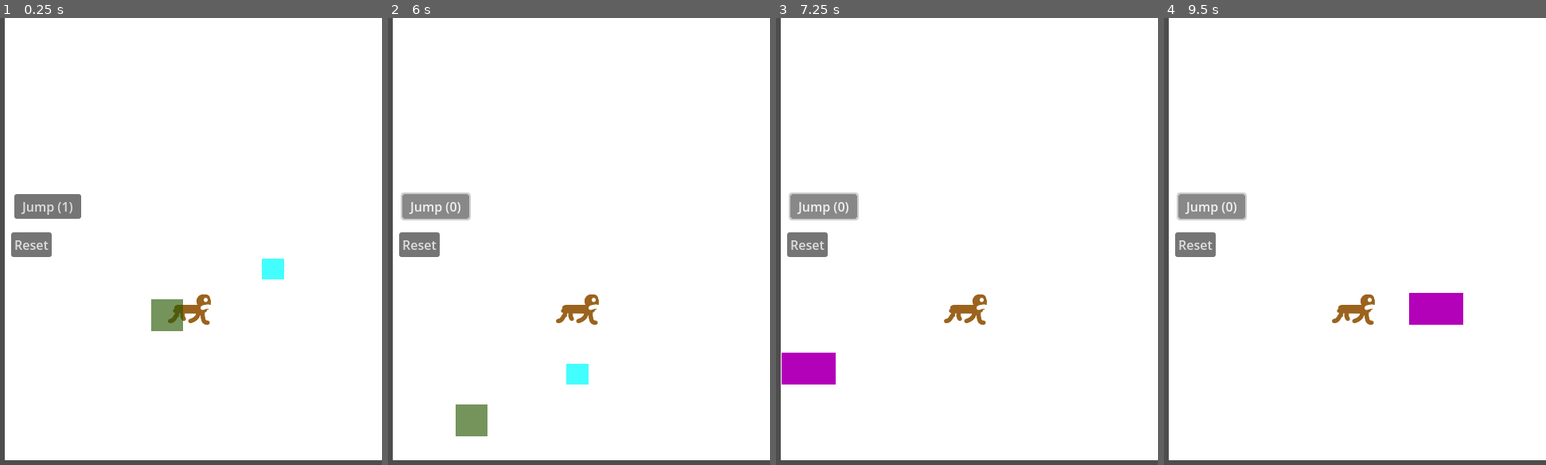
Above: before the commit, frames 1-4 (left to right).
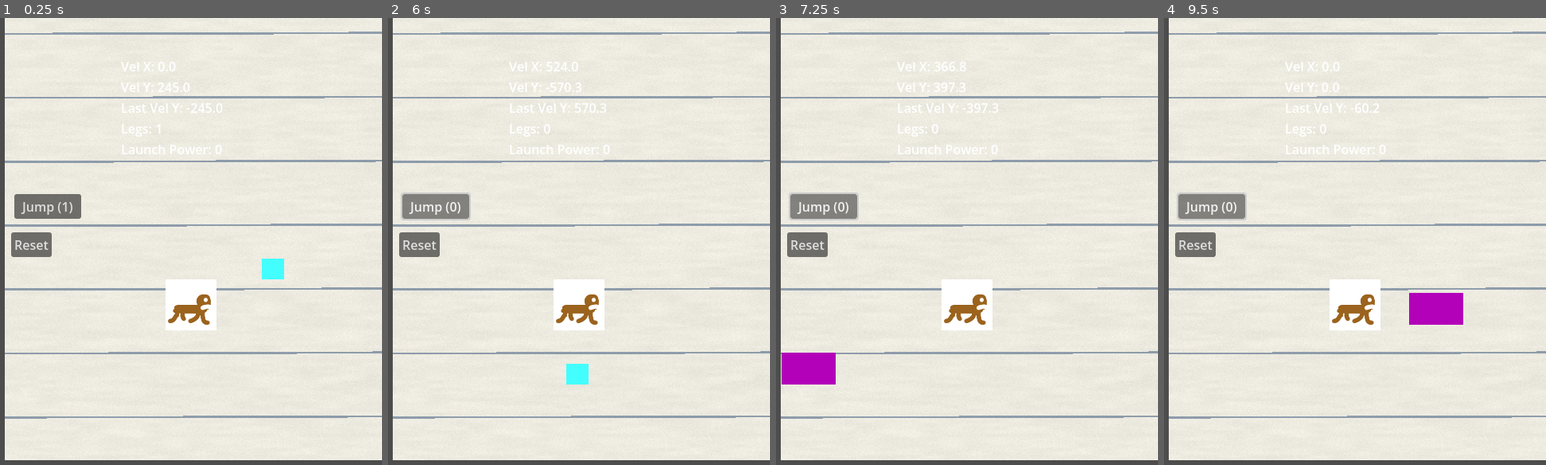
Above: after the commit, the same moments.

Repository: TOMYAAAAAH/paf-la-mite
Game: Godot game, scene res://main.tscn
Same seed, same stepped clock (60 frames per second), same inputs: the game is played once before the commit and once after it.
Inputs:
- Up to frame 1 (0.25 s): no input
- Up to frame 2 (6 s): click "Jump (1)" at 0.5 s; click "Jump (0)" at 1.25 s; click "Jump (0)" at 2 s; click "Jump (0)" at 2.75 s; click "Reset" at 3.5 s; click "Jump (1)" at 4.25 s; tap Enter (ui_accept) at 5, 5.27, 5.75 s; hold Tab (launch) 5.03-5.78 s; tap Tab (launch) at 5.85 s
- Up to frame 3 (7.25 s): tap Enter (ui_accept) at 6.02 s; hold Tab (launch) from 6.53 s (still down)
- Up to frame 4 (9.5 s): release Tab (launch) at 7.28 s; tap Tab (launch) at 7.35, 8.85 s; tap Enter (ui_accept) at 7.52, 8.27, 9.02 s; hold Tab (launch) 8.03-8.78 s

The runs differ from the first frame. In frame 1, 92% of the frame differs, in the area x 1-100%, y 0-99%; in frame 2, 91%; in frame 3, 91%; in frame 4, 91%.

Commit message:
fix conflicts

Diff:
--- a/main.tscn
+++ b/main.tscn
@@ -5,9 +5,20 @@
 [ext_resource type="PackedScene" uid="uid://bwlhkhq6me7cx" path="res://floor.tscn" id="2_h2yge"]
 [ext_resource type="PackedScene" uid="uid://c2angheo0hmqj" path="res://bouncer.tscn" id="4_1bvp3"]
 [ext_resource type="PackedScene" uid="uid://d5k8npeklfsx" path="res://hopper.tscn" id="6_7mycd"]
-[ext_resource type="PackedScene" uid="uid://dxwcdc8564acy" path="res://launcher.tscn" id="7_272bh"]
+[ext_resource type="Shader" uid="uid://cpv5kh01jy27p" path="res://cahier_brouillon.gdshader" id="7_272bh"]
 
 [sub_resource type="ShaderMaterial" id="ShaderMaterial_5vw27"]
+shader = ExtResource("7_272bh")
+shader_parameter/color_paper = Color(0.97, 0.96, 0.92, 1)
+shader_parameter/color_lines = Color(0.2, 0.4, 0.65, 0.4)
+shader_parameter/color_margin = Color(0.85, 0.25, 0.25, 0.6)
+shader_parameter/grain_intensity = 0.04
+shader_parameter/fiber_intensity = 0.03
+shader_parameter/paper_scale = 300.0
+shader_parameter/line_spacing = 0.06
+shader_parameter/line_thickness = 0.002
+shader_parameter/margin_position = 0.15
+shader_parameter/margin_thickness = 0.003
 
 [node name="Main" type="Node2D" unique_id=2144659749]
 script = ExtResource("1_lquwl")
@@ -53,11 +64,5 @@
 offset_right = 8166.0
 offset_bottom = 555.0
 
-[node name="Launcher" parent="." unique_id=1791333389 instance=ExtResource("7_272bh")]
-offset_left = 30.0
-offset_top = 492.0
-offset_right = 70.0
-offset_bottom = 532.0
-
 [connection signal="pressed" from="CanvasLayer/ResetButton" to="." method="_on_reset_button_pressed"]
 [connection signal="leg_collected" from="Hopper" to="Mite" method="_on_leg_collected"]
